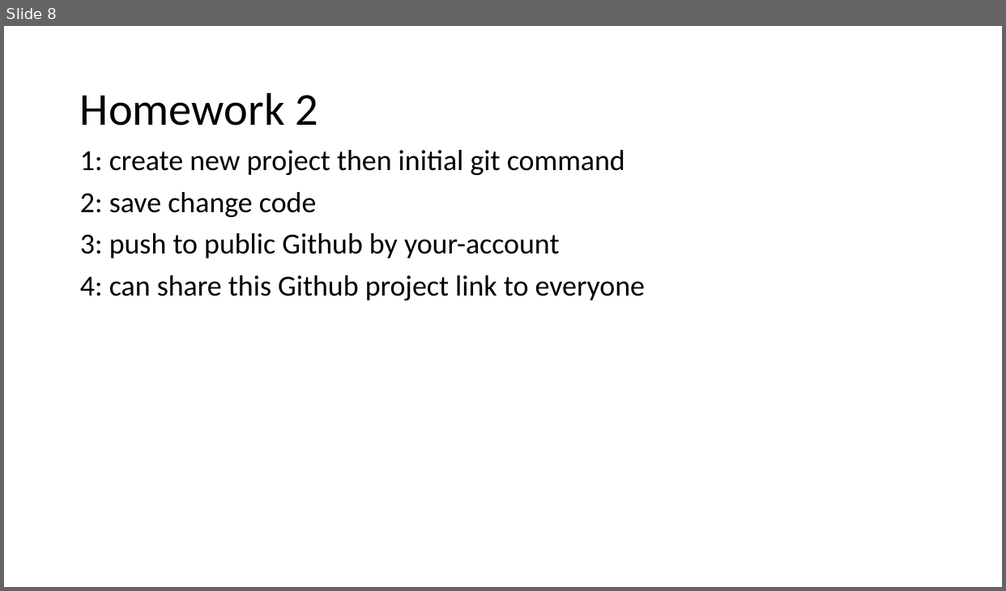
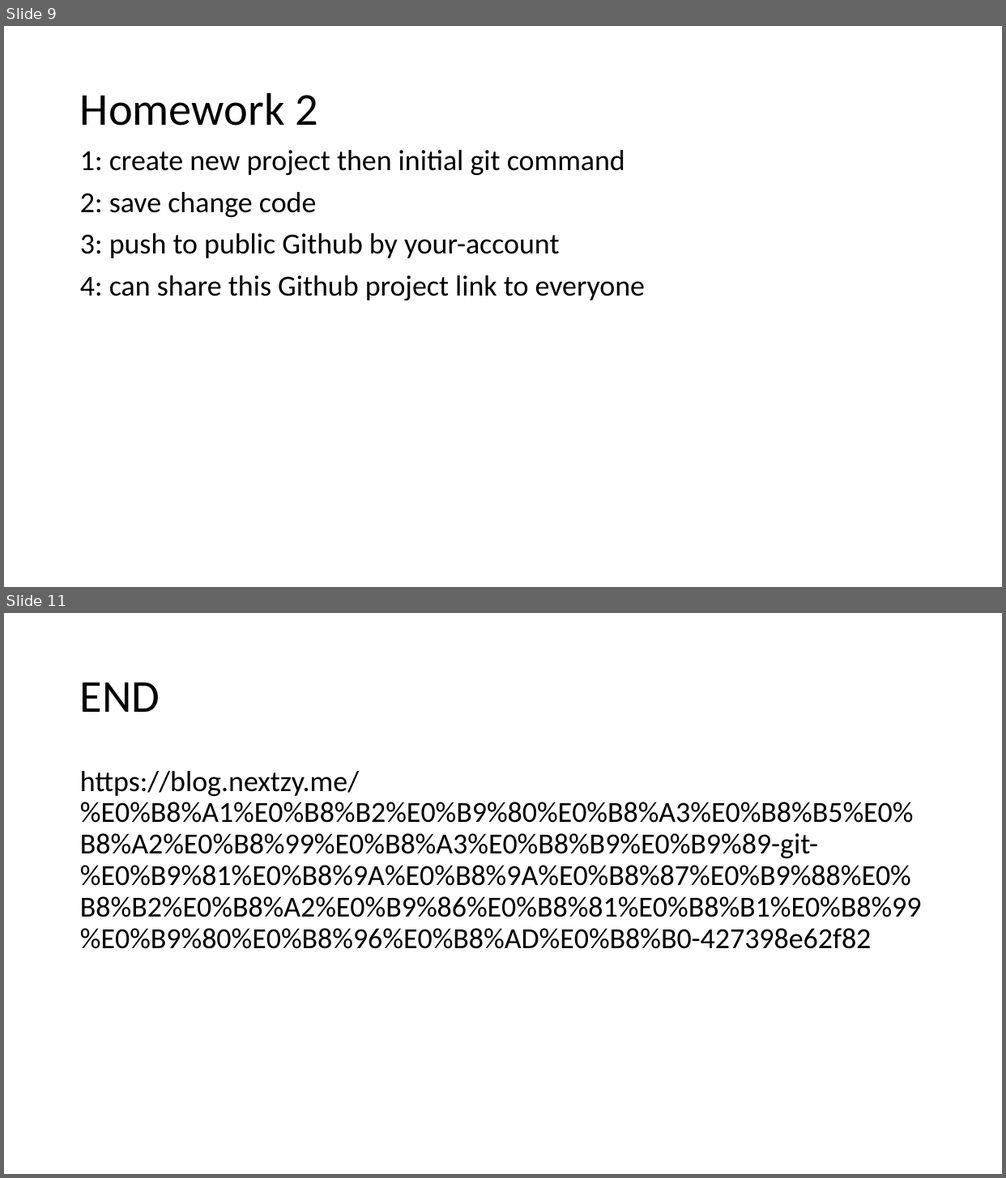
Before and after one commit to nuenook/basicGit, a slide deck: Basic GIT.pptx. Shown one above the other, each under a label of ours: slide 8 before the commit, slides 9 and 11 after it; the slides between them are not shown. The pictures are 1006x591 and 1006x1178 pixels, drawn with LibreOffice and Linux fonts; fonts in the diff are those of the drawing. Boxes give left, top, right and bottom in pixels: in the first picture for what was removed or moved away, otherwise in the second. Text is boxed around its words. In the diff, an @@ line names an element or a change of style, - is before the commit and + after.

```diff
--- a/Basic GIT.pptx
+++ b/Basic GIT.pptx
@@ slide 11 added at (x1=4, y1=613, x2=1002, y2=1174), background #FFFFFF @@
@@ title added at (x1=80, y1=682, x2=160, y2=712), 44 pt, text #000000 @@
+END
@@ text added at (x1=80, y1=771, x2=922, y2=949), 28 pt, text #000000 @@
+https://blog.nextzy.me/%E0%B8%A1%E0%B8%B2%E0%B9%80%E0%B8%A3%E0%B8%B5%E0%B8%A2%E0%B8%99%E0%B8%A3%E0%B8%B9%E0%B9%89-git-%E0%B9%81%E0%B8%9A%E0%B8%9A%E0%B8%87%E0%B9%88%E0%B8%B2%E0%B8%A2%E0%B9%86%E0%B8%81%E0%B8%B1%E0%B8%99%E0%B9%80%E0%B8%96%E0%B8%AD%E0%B8%B0-427398e62f82
@@ what was slide 8 is now slide 9 @@
```
Also in this commit, not shown: 2 slides changed, 1 other slide added.
